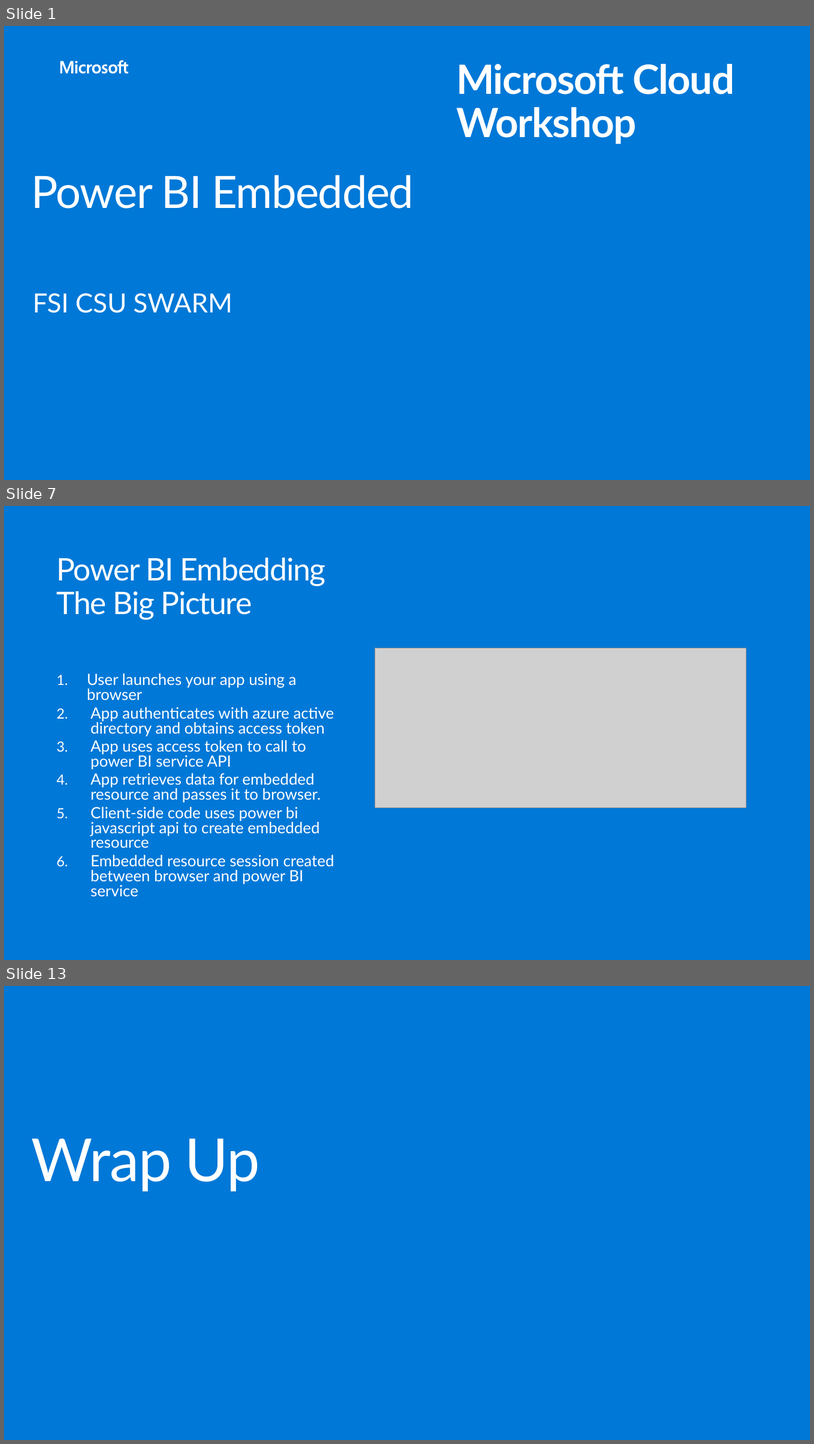
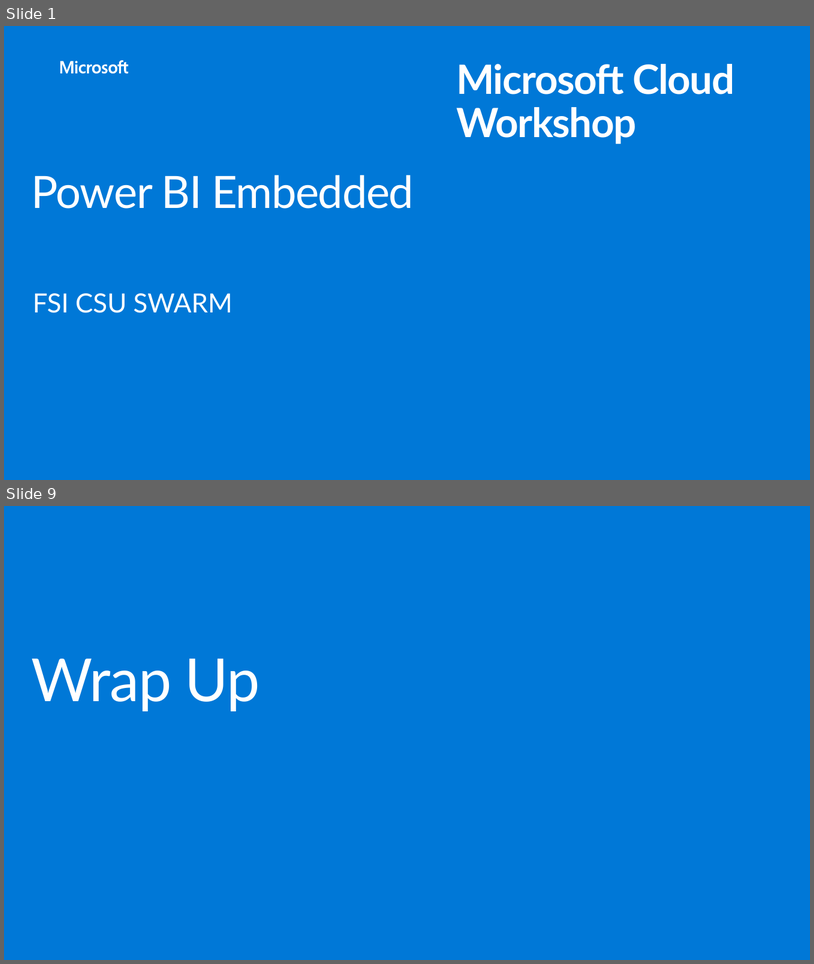
Before and after one commit to hnc198/AzurePowerBI, a slide deck: 4. Hands-on Modules/Embedding/_12. Performance Best Practices.pptx. Shown one above the other, each under a label of ours: slides 1, 7 and 13 before the commit, slides 1 and 9 after it; the slides between them are not shown. The pictures are 814x1444 and 814x964 pixels, drawn with LibreOffice and Linux fonts; fonts in the diff are those of the drawing; grey boxes stand for pictures; background and template pictures are left out. Boxes give left, top, right and bottom in pixels: in the first picture for what was removed or moved away, otherwise in the second. Text is boxed around its words. In the diff, an @@ line names an element or a change of style, - is before the commit and + after.

```diff
--- a/4. Hands-on Modules/Embedding/_12. Performance Best Practices.pptx
+++ b/4. Hands-on Modules/Embedding/_12. Performance Best Practices.pptx
@@ slide 7 removed at (4,506,810,960), background #0078D7 @@
@@ title removed at (57,558,326,619) @@
-Power BI Embedding The Big Picture
@@ picture removed at (375,648,746,808) @@
@@ text removed at (87,673,335,897) @@
-1. User launches your app using a browser
-2. App authenticates with azure active directory and obtains access token
-3. App uses access token to call to power BI service API
-4. App retrieves data for embedded resource and passes it to browser.
-5. Client-side code uses power bi javascript api to create embedded resource
-6. Embedded resource session created between browser and power BI service
@@ what was slide 13 is now slide 9 @@
```
Also in this commit, not shown: 2 slides changed, 5 slides added, 9 other slides removed, 3 other files.
